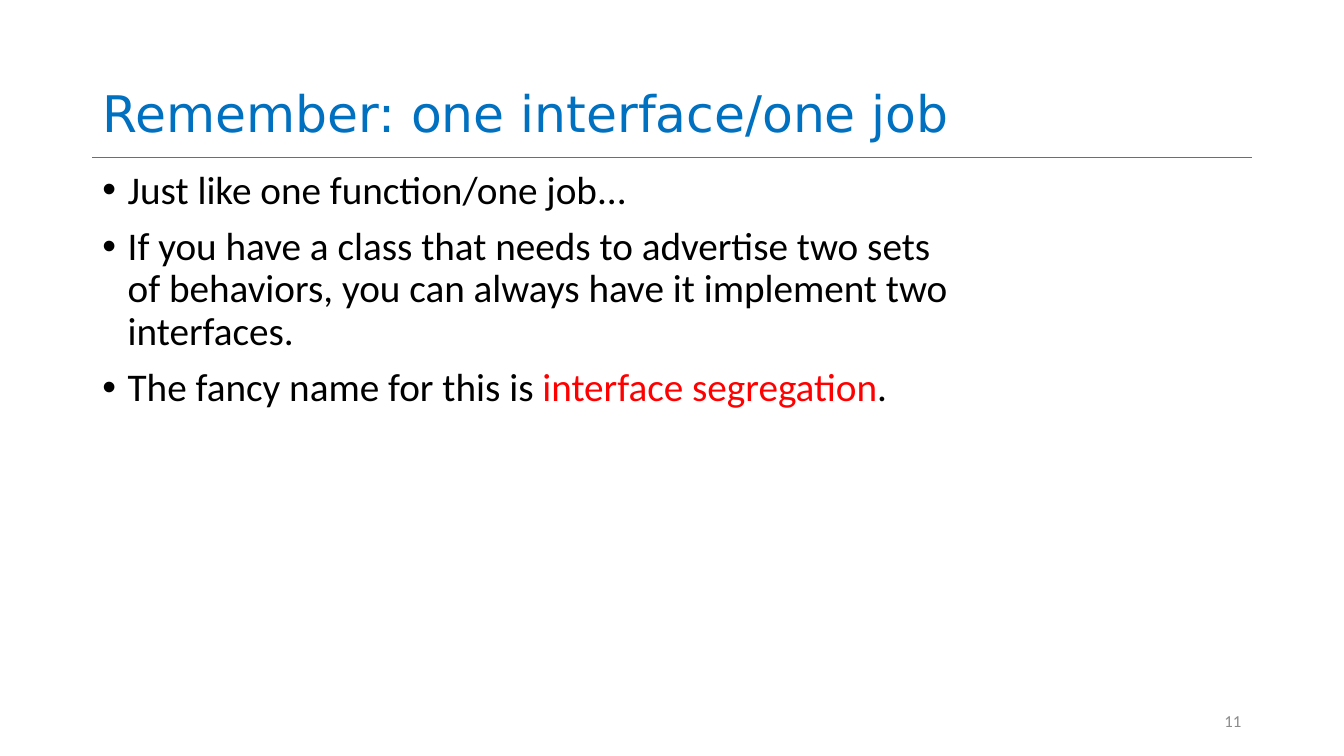
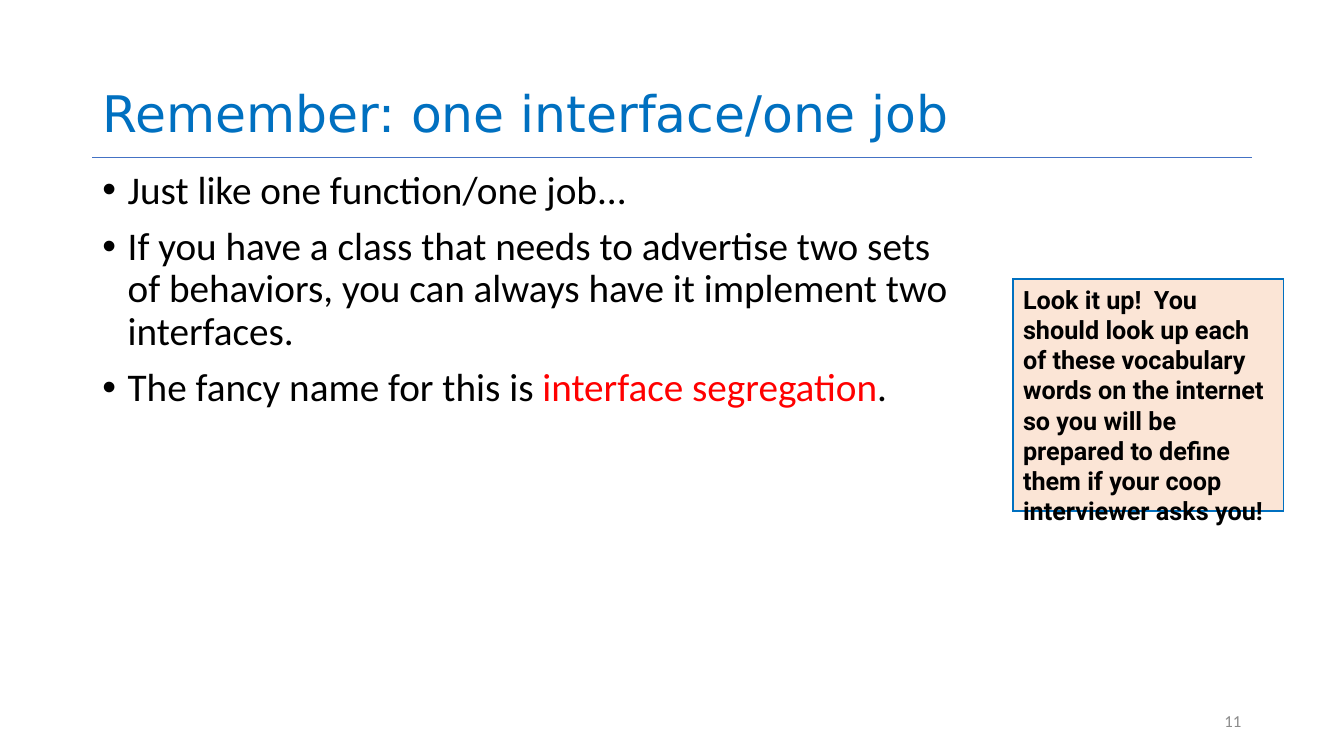
Before and after one commit to neu-se/CS4530-CS5500-Spring-2021, a slide deck: slide 11 of Slides/Lesson 1.3 Object-Oriented Principles.pptx. Drawn at 1344x756 pixels with LibreOffice and Linux fonts; fonts in the diff are those of the drawing. Boxes give left, top, right and bottom in pixels: in the first picture for what was removed or moved away, otherwise in the second. Text is boxed around its words. In the diff, an @@ line names an element or a change of style, - is before the commit and + after.

```diff
--- a/Slides/Lesson 1.3 Object-Oriented Principles.pptx
+++ b/Slides/Lesson 1.3 Object-Oriented Principles.pptx
@@ rectangle added at <box>1013,279,1284,511</box>, fill #FBE5D6, outline #0070C0 1 pt, 18 pt, text #000000, bold @@
+Look it up! You should look up each of these vocabulary words on the internet so you will be prepared to define them if your coop interviewer asks you!
```
Also in this commit, not shown: 16 other slides changed, 3 slides added, 3 other files.
